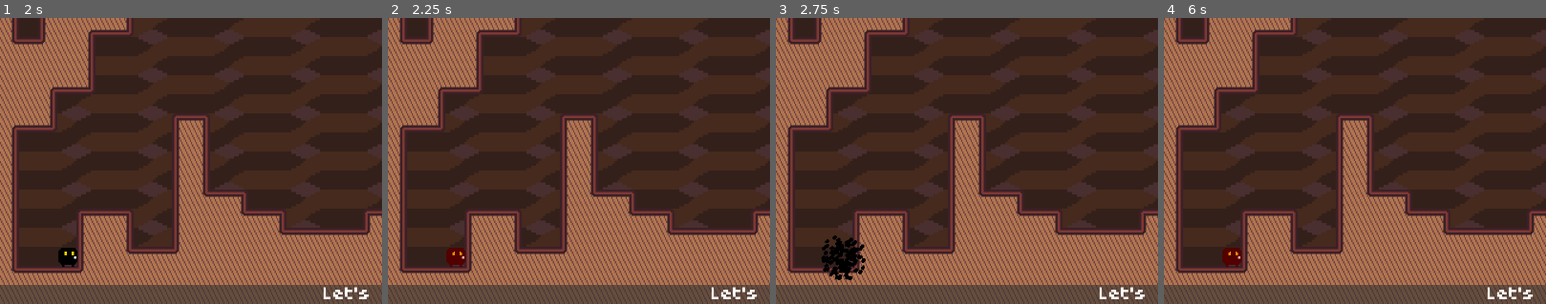
Above: before the commit, frames 1-4 (left to right).
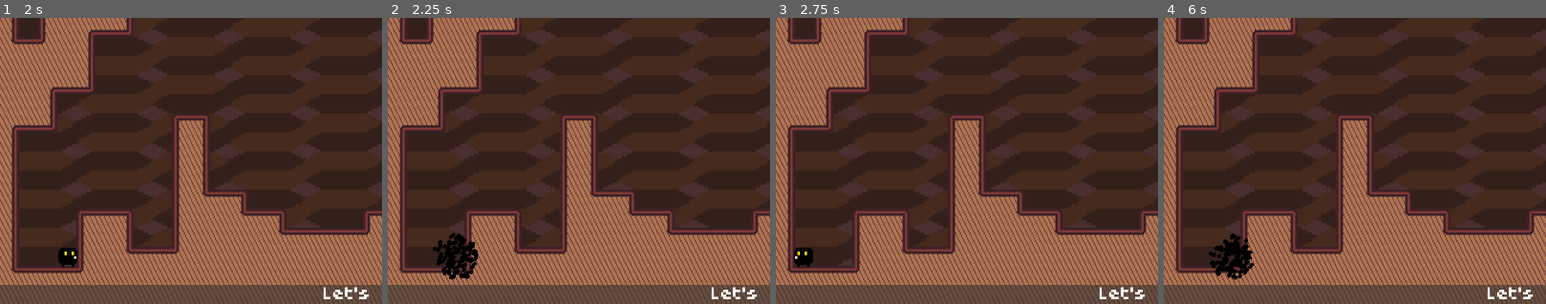
Above: after the commit, the same moments.

Repository: Team-Bunglon/phantom-striker
Game: Godot game, scene res://menu/title.tscn
The game is run twice, just before and just after one commit, with the same random seed, the same clock (stepped at 60 frames per second) and the same inputs.
Inputs:
- Up to frame 1 (2 s): tap Space (start_game) at 0.5, 1.25, 1.35 s; hold S (crouch) 0.53-1.28 s; hold D (move_right) from 0.53 s (still down); tap W (jump) at 0.77, 1.52 s
- Up to frame 2 (2.25 s): tap R (restart) at 2 s; release D (move_right) at 2.03 s; hold A (move_left) from 2.03 s (still down); hold S (crouch) from 2.03 s (still down)
- Up to frame 3 (2.75 s): keep holding A (move_left); keep holding S (crouch)
- Up to frame 4 (6 s): release A (move_left) at 2.78 s; release S (crouch) at 2.78 s; hold D (move_right) 2.78-4.28 s; tap Space (start_game) at 2.85, 3.5, 4.35, 5.85 s; tap W (jump) at 3.02, 3.77, 4.52 s; hold S (crouch) 3.53-4.28 s; tap R (restart) at 4.15, 5.75 s; hold A (move_left) 4.28-5.03 s; hold D (move_right) 5.03-5.78 s; hold S (crouch) 5.03-5.78 s; hold A (move_left) from 5.78 s (still down)
The pictures show only the part of the screen within x 0-50%, y 50-100%; the shares and areas given below are measured in that part.

Frame 1 is identical in both runs. In frame 2, 1.1% of the frame differs, in the area x 11-24%, y 75-92%; in frame 3, 1.3%, in the area x 4-24%, y 76-92%; in frame 4, 1.1%.
Error before the commit: Invalid operands 'float' and 'Vector2' in operator '+'. (res://objects/player.gd:144)
Error after the commit: Invalid operands 'float' and 'Vector2' in operator '+'. (res://objects/player.gd:146)

Commit message:
Where's my dead code?

Diff:
--- a/menu/title.tscn
+++ b/menu/title.tscn
@@ -1,7 +1,22 @@
-[gd_scene load_steps=6 format=3 uid="uid://80ibtm2t0f40"]
+[gd_scene load_steps=6 format=3 uid="uid://3o4litqq32uf"]
 
 [ext_resource type="Script" path="res://menu/title.gd" id="1_0jyka"]
 [ext_resource type="FontFile" uid="uid://cyv5okyo2hgew" path="res://assets/poco.ttf" id="1_ibjwj"]
+
+[sub_resource type="Animation" id="Animation_c47d2"]
+length = 0.001
+tracks/0/type = "value"
+tracks/0/imported = false
+tracks/0/enabled = true
+tracks/0/path = NodePath("Press:visible")
+tracks/0/interp = 1
+tracks/0/loop_wrap = true
+tracks/0/keys = {
+"times": PackedFloat32Array(0),
+"transitions": PackedFloat32Array(1),
+"update": 1,
+"values": [true]
+}
 
 [sub_resource type="Animation" id="Animation_vbkek"]
 resource_name = "idle"
@@ -17,21 +32,6 @@
 "transitions": PackedFloat32Array(1, 1),
 "update": 1,
 "values": [true, false]
-}
-
-[sub_resource type="Animation" id="Animation_c47d2"]
-length = 0.001
-tracks/0/type = "value"
-tracks/0/imported = false
-tracks/0/enabled = true
-tracks/0/path = NodePath("Press:visible")
-tracks/0/interp = 1
-tracks/0/loop_wrap = true
-tracks/0/keys = {
-"times": PackedFloat32Array(0),
-"transitions": PackedFloat32Array(1),
-"update": 1,
-"values": [true]
 }
 
 [sub_resource type="AnimationLibrary" id="AnimationLibrary_ed7lp"]
@@ -52,11 +52,13 @@
 }
 
 [node name="ColorRect" type="ColorRect" parent="."]
+layout_mode = 0
 offset_right = 1280.0
 offset_bottom = 959.0
 color = Color(0, 0, 0, 1)
 
 [node name="Title" type="Label" parent="."]
+layout_mode = 0
 offset_top = 108.0
 offset_right = 1281.0
 offset_bottom = 300.0
@@ -66,6 +68,7 @@
 horizontal_alignment = 1
 
 [node name="Press" type="Label" parent="."]
+layout_mode = 0
 offset_top = 655.0
 offset_right = 1280.0
 offset_bottom = 708.0
@@ -75,6 +78,7 @@
 horizontal_alignment = 1
 
 [node name="Version" type="Label" parent="."]
+layout_mode = 0
 offset_left = 3.0
 offset_top = 917.0
 offset_right = 615.0
--- a/objects/player.gd
+++ b/objects/player.gd
@@ -2,6 +2,7 @@
 class_name Player
 
 @export var strike_particle_length: float = 48 ## The length of the strike particle emission spawner. Does NOT affect the target position of any directional RayCast2D.
+@export var looking_left: bool = true ## The character will look left at the start of the level.
 
 @export_category("Max Statistic")			## The maximum state the player can reach
 @export var max_speed:		 float = 300.0	## The maximum speed of the character when manually moving on either X axis.
@@ -64,11 +65,12 @@
 }
 
 func _ready():
-	$AnimationPlayer.play("idle_right")
+	face[0] = face[-1] if looking_left else face[1]
+	$AnimationPlayer.play("idle" + face[0])
 
 func _input(event):
 	if event.is_action_pressed("restart"):
-		die()
+		die(true)
 
 func _physics_process(delta):
 	if is_dying:
@@ -245,8 +247,6 @@
 ## Character animation. We don't need blend tree after all.
 func player_state(direction: int):
 	face[0] = face[direction]
-	if is_dying:
-		return
 	if is_on_floor() and velocity.x == 0:
 		if Input.is_action_pressed("crouch"):
 			$AnimationPlayer.play("crouch" + face[direction])
@@ -261,16 +261,11 @@
 ## quick_death skips the first animation before the character explodes to pieces
 func die(quick_death := false):
 	Global.death_count += 1
-	print(Global.death_count)
 	is_dying = true
 	if quick_death:
 		_explode()
 	else:
-		print("die" + face[0])
 		$AnimationPlayer.play("die" + face[0])
-
-func shake_camera():
-	pass
 
 func _explode():
 	$Sprite.visible = false
Not shown: 1 places in levels/level1.tscn that only renumber resources
Not shown: 1 places in objects/die.tscn that only renumber resources
